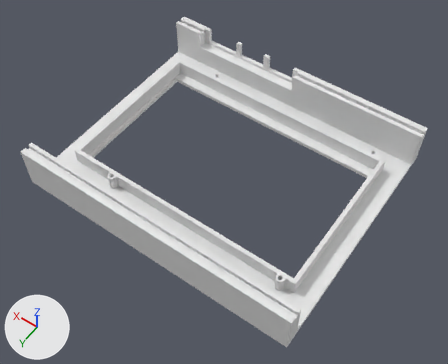
An edit to the Blender file v2_BlenderSource/Faceplate_Center.blend, drawn before and after from the same camera.
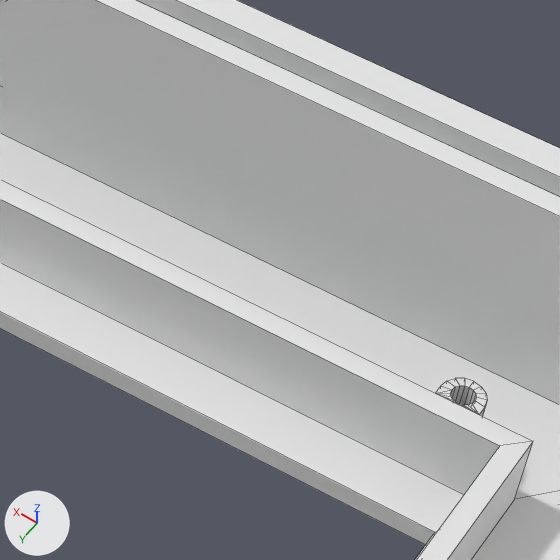
Each version appears first whole from a 50 mm camera at (-11.13, 15.84, 23.8) aimed at (-0.46, 0.9, 0.33), and next in a close-up on the part from 66% to 87% of the width and 24% to 50% of the height. Every picture has the same lights, and +X, +Y and +Z are marked at lower left. The close-ups show mesh edges as thin lines.

Objects in the first close-up: 'PiBracket w IOShield', 'ScreenHolder', 'ScreenScrewHole_BottomLeft'.
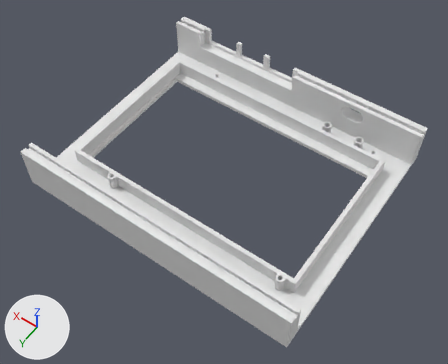
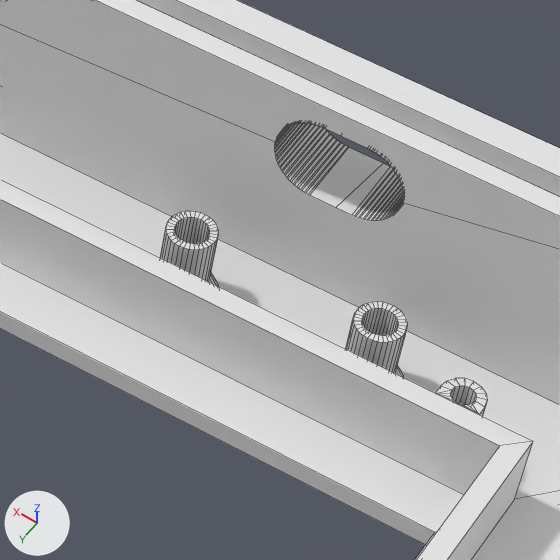
Commit message: Added charging port to faceplate

Changed parts and their boxes (x1, y1, x2, y2) in the close-ups (560 x 560 px):
'PiBracket w IOShield', modifiers changed: (0, 0, 560, 560) in both
'ChargingPortMount_Left', added: after (346, 302, 408, 377)
'ChargingPortMount_Right', added: after (160, 211, 219, 287)

What the commit changed:
Mesh me_chargingport is new.
It has 132 vertices, 134 faces and spans x -0.6..0.6, y -1.98..1.54, z 0.0..0.8.
Mesh me_circle_001 is new.
It has 192 vertices, 192 faces and spans x -0.337..0.338, y -0.338..0.337, z 0.2..0.95.
Object 'PiBracket w IOShield' (ob_pibracket_w_ioshield) gains a BOOLEAN modifier named 'Boolean'.
Modifier setting: object = ob_chargingport.
Modifier setting: solver = 'FLOAT'.
Object 'ChargingPort' (ob_chargingport) is new; it shows me_chargingport.
Its location is (-3.75, -4.75, 1.2).
It is now shown.
Object 'ChargingPortMount_Right' (ob_chargingportmount_right) is new; it shows me_circle_001.
Its location is (-2.85, -4.688, 0.0).
Object 'ChargingPortMount_Left' (ob_chargingportmount_left) is new; it shows a copy of me_circle_001.
Its location is (-4.65, -4.688, 0.0).
